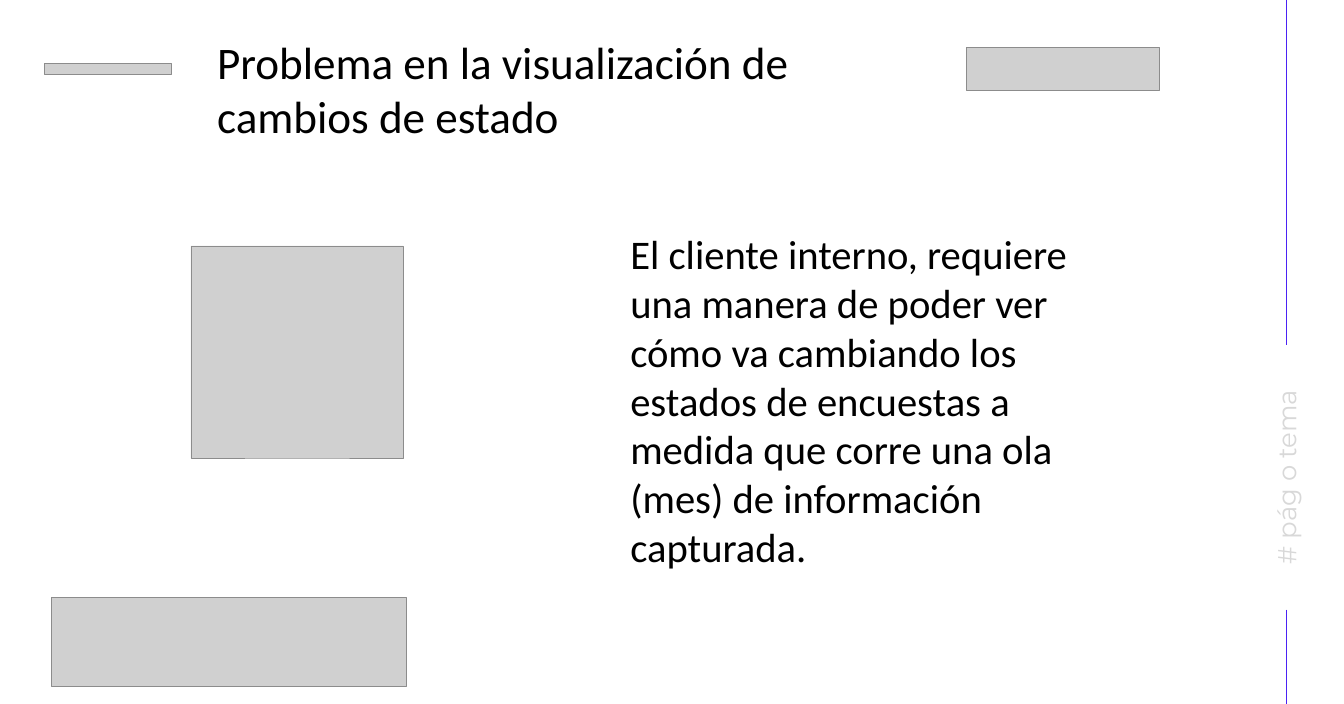
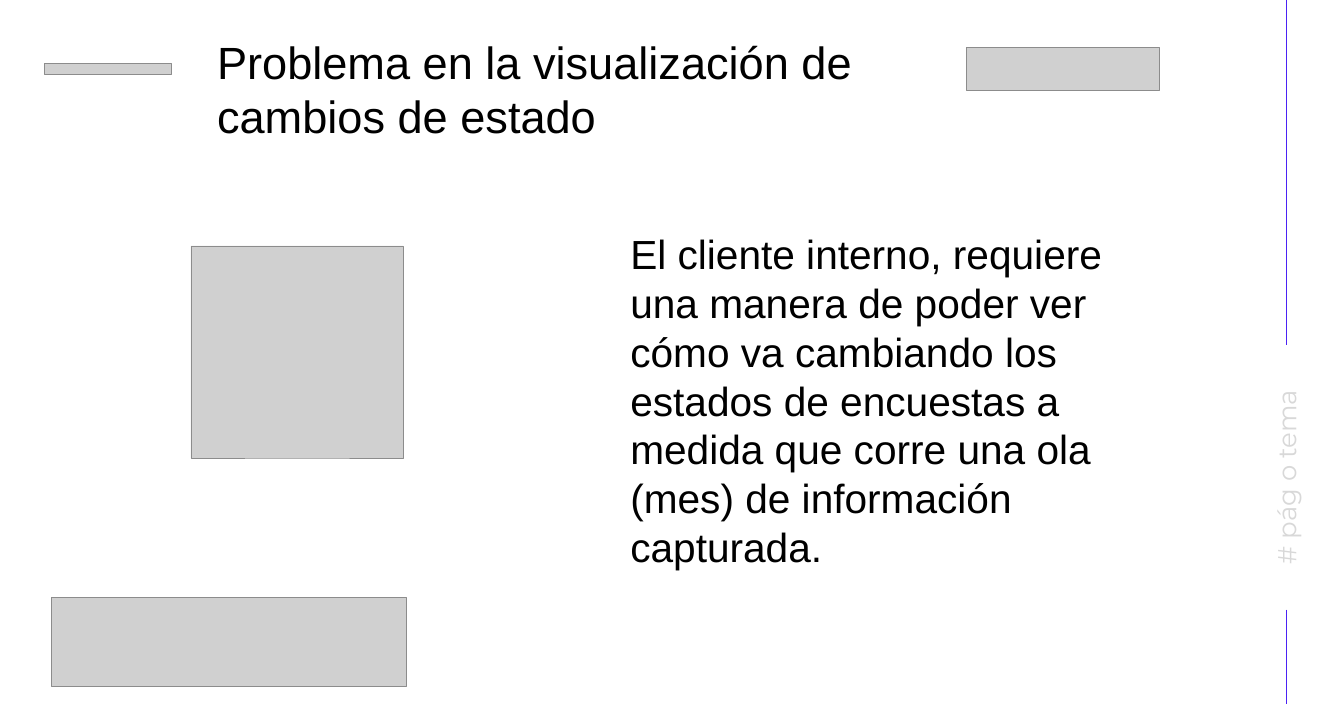
Before and after one commit to gcastillodn/python2, a slide deck: slide 6 of Proyect_Final/Demo Day - Gustavo Castillo.pptx. Drawn at 1344x704 pixels with LibreOffice and Linux fonts; fonts in the diff are those of the drawing; grey boxes stand for pictures. Boxes give left, top, right and bottom in pixels: in the first picture for what was removed or moved away, otherwise in the second. Text is boxed around its words. In the diff, an @@ line names an element or a change of style, - is before the commit and + after.

```diff
--- a/Proyect_Final/Demo Day - Gustavo Castillo.pptx
+++ b/Proyect_Final/Demo Day - Gustavo Castillo.pptx
@@ text "Problema en la visualización de ..." at (217,45,851,134): font Calibri to Arial @@
@@ text "El cliente interno, requiere una ..." at (630,239,1102,570): font Calibri to Arial @@
```
Also in this commit, not shown: 11 other slides changed.
